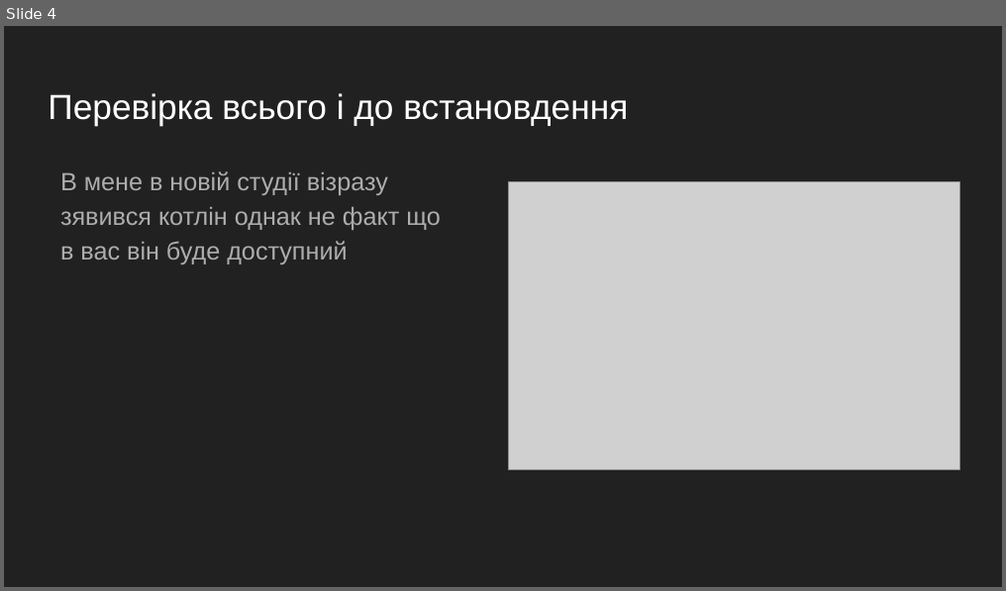
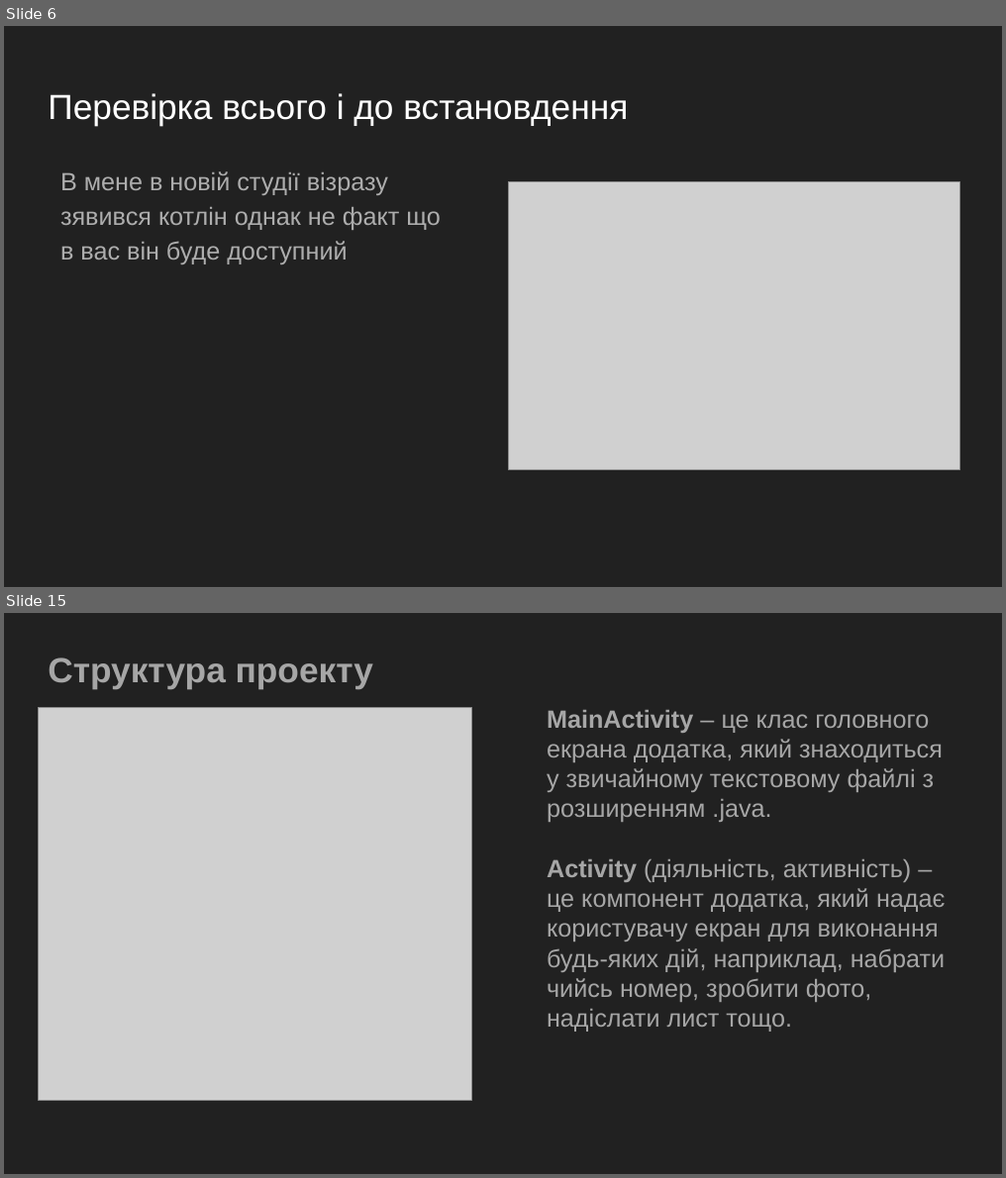
Before and after one commit to GeorgKantsedal/MMP-KKS-tasks, a slide deck: lectures materials/cross platform programming/3. Android studio setup.pptx. Shown one above the other, each under a label of ours: slide 4 before the commit, slides 6 and 15 after it; the slides between them are not shown. The pictures are 1006x591 and 1006x1178 pixels, drawn with LibreOffice and Linux fonts; fonts in the diff are those of the drawing; grey boxes stand for pictures. Boxes give left, top, right and bottom in pixels: in the first picture for what was removed or moved away, otherwise in the second. Text is boxed around its words. In the diff, an @@ line names an element or a change of style, - is before the commit and + after.

```diff
--- a/lectures materials/cross platform programming/3. Android studio setup.pptx
+++ b/lectures materials/cross platform programming/3. Android studio setup.pptx
@@ slide 15 added at box(4, 613, 1002, 1174), background #212121 @@
@@ title added at box(48, 658, 373, 689), 25.2 pt, text #A6A6A6, bold @@
+Структура проекту
@@ picture added at box(38, 708, 471, 1100) @@
@@ text added at box(547, 710, 944, 1032), 18 pt, text #A6A6A6 @@
+MainActivity – це клас головного екрана додатка, який знаходиться у звичайному текстовому файлі з розширенням .java.
+Activity (діяльність, активність) – це компонент додатка, який надає користувачу екран для виконання будь-яких дій, наприклад, набрати чийсь номер, зробити фото, надіслати лист тощо.
@@ what was slide 4 is now slide 6 @@
```
Also in this commit, not shown: 16 other slides added, 2 slides removed.
